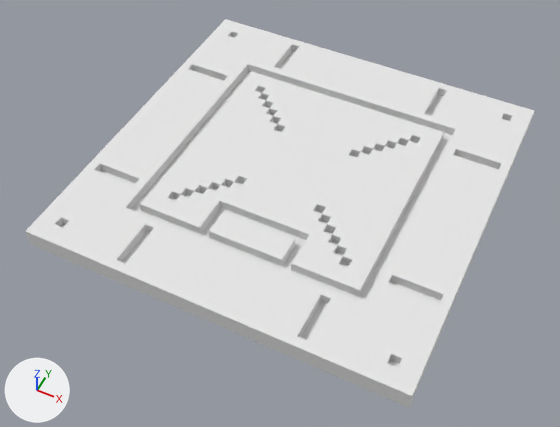
Before and after pictures for a commit that changed the OBJ model Assets/floor2.obj.
One viewpoint serves both versions: a 50 mm camera at (24.3, -53.0, 97.8) aimed at (-0.3, -3.7, 36.1). Arrows for +X, +Y and +Z are at lower left; the lights stay in place. Where no turn or scale is listed for an object, it has been applied to the vertices. Vertices at the same position are counted once.

In view in the first picture: 'floor2'.
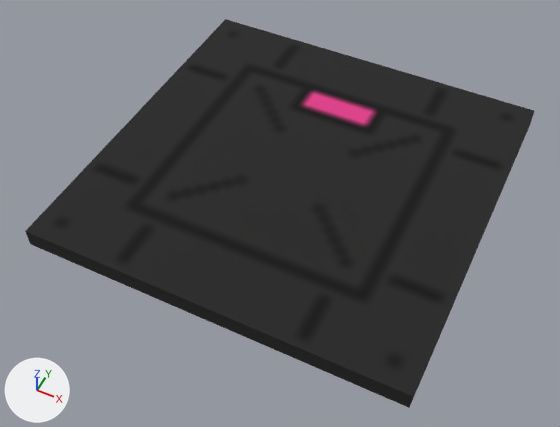
Diff of the bpy script that builds the scene:
```diff
--- a/Assets/floor2.obj.py
+++ b/Assets/floor2.obj.py
@@ img_floor2_png @@
+img_floor2_png = load_image('floor2.png', 'floor2.png', 128, 64, 'sRGB')
@@ mat_floor2_material @@
+mat_floor2_material = principled_material('floor2_Material')
+mat_floor2_material.texture = img_floor2_png
+mat_floor2_material.roughness = 1.0
@@ me_floor2 @@
 # used by ob_floor2; location = (0.0, 0.0, 0.0)
-me_floor2.from_pydata(...)  # 428 vertices, 892 faces; spans x -20.0..20.0, y -20.0..20.0, z 38.0..40.0
-me_floor2.materials.append(mat_palette)  # white #e7e7e7
+me_floor2.from_pydata(...)  # 8 vertices, 6 faces; spans x -20.0..20.0, y -20.0..20.0, z 38.0..40.0
+# me_floor2 part 1: 420 vertices removed from x -19.0..19.0, y -19.0..19.0, z 38.0..40.0
+me_floor2.materials.append(mat_floor2_material)  # picture img_floor2_png
```

Where the change shows, as pixel boxes (x1, y1, x2, y2) in the pictures (560 x 427 px):
part 1 of me_floor2, deleted
    before: (26, 19, 534, 396)
